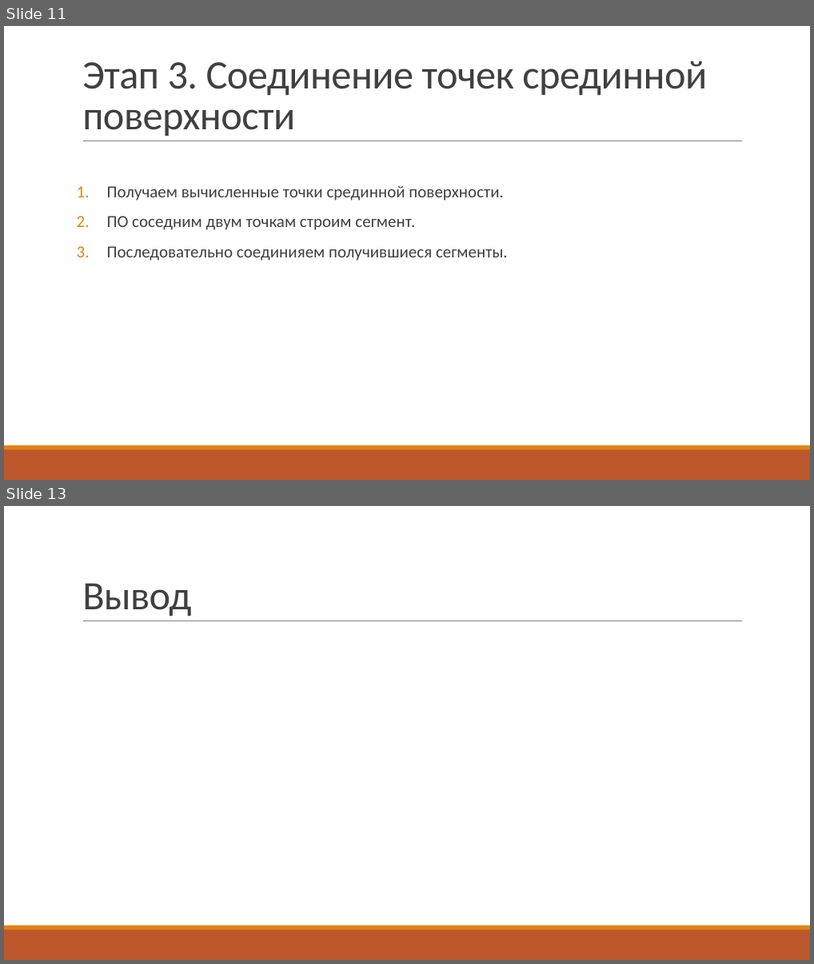
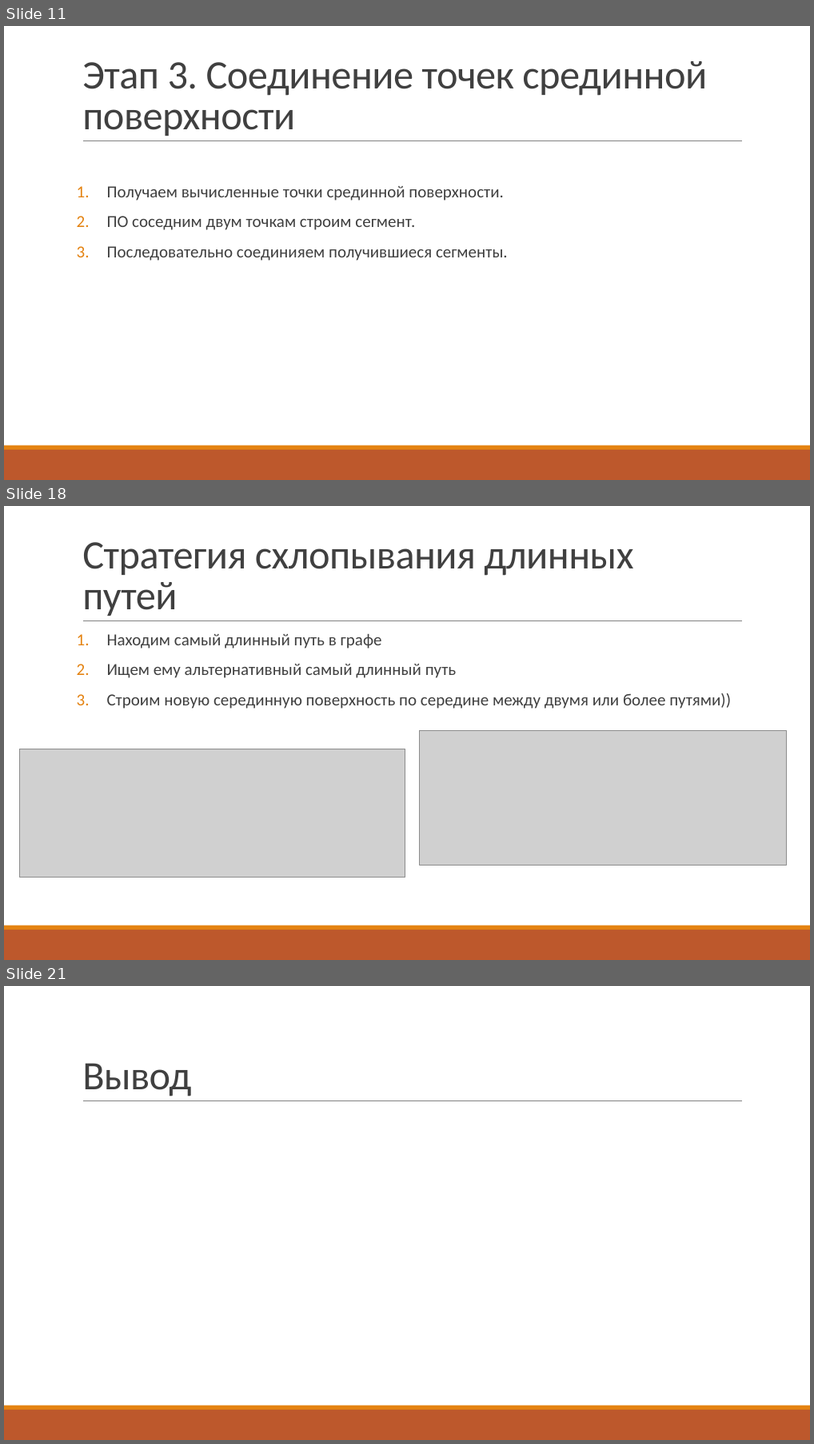
Before and after one commit to UNN-ITMM-AI381607m/middle-surface-proj, a slide deck: doc/publication/презентация.pptx. Shown one above the other, each under a label of ours: slides 11 and 13 before the commit, slides 11, 18 and 21 after it; the slides between them are not shown. The pictures are 814x964 and 814x1444 pixels, drawn with LibreOffice and Linux fonts; fonts in the diff are those of the drawing; grey boxes stand for pictures. Boxes give left, top, right and bottom in pixels: in the first picture for what was removed or moved away, otherwise in the second. Text is boxed around its words. In the diff, an @@ line names an element or a change of style, - is before the commit and + after.

```diff
--- a/doc/publication/презентация.pptx
+++ b/doc/publication/презентация.pptx
@@ slide 18 added at (4, 506, 810, 960), background #FFFFFF; not listed: 3 template elements that a slide beside it also shows @@
@@ title added at (82, 542, 634, 616), 48 pt, text #404040 @@
+Стратегия схлопывания длинных путей
@@ text added at (107, 634, 731, 708), 20 pt, text #404040 @@
+1. Находим самый длинный путь в графе
+2. Ищем ему альтернативный самый длинный путь
+3. Строим новую серединную поверхность по середине между двумя или более путями))
@@ picture added at (420, 731, 787, 864) @@
@@ picture added at (20, 748, 406, 877) @@
@@ what was slide 13 is now slide 21 @@
```
Also in this commit, not shown: 1 slide changed, 7 other slides added.
